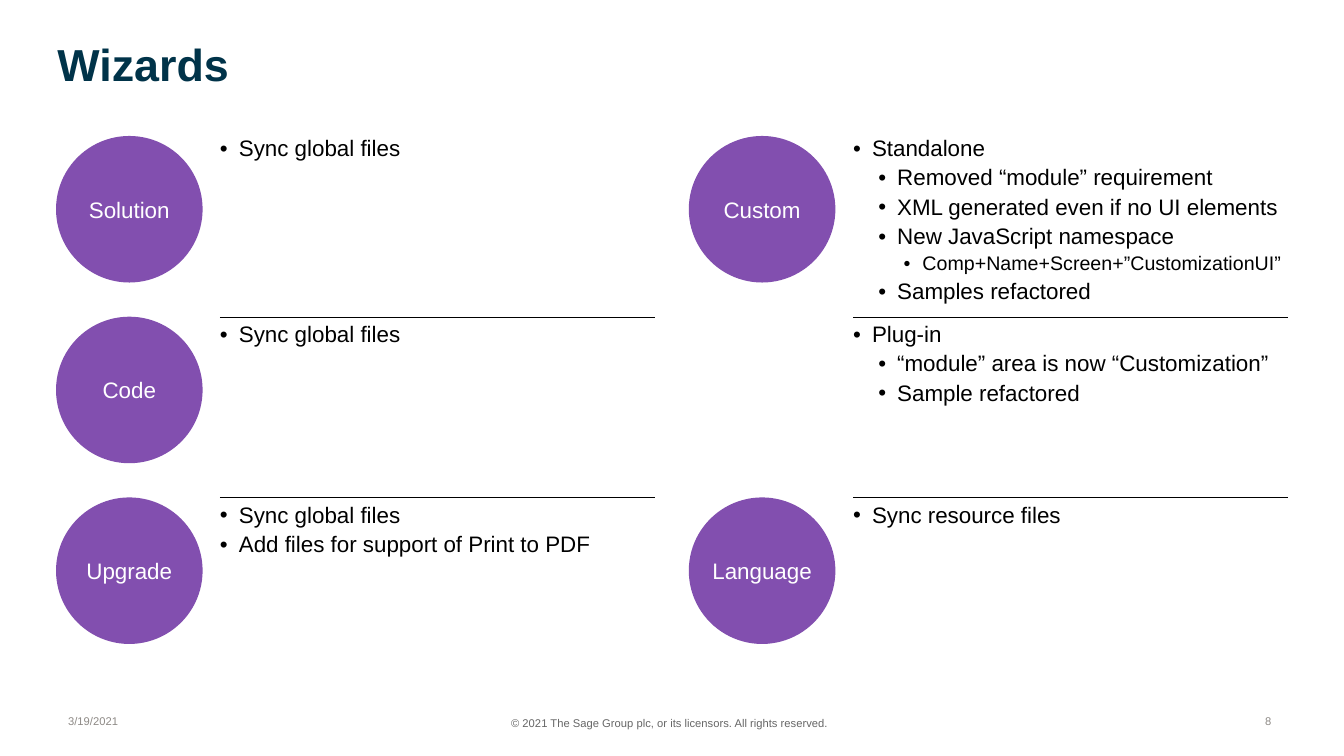
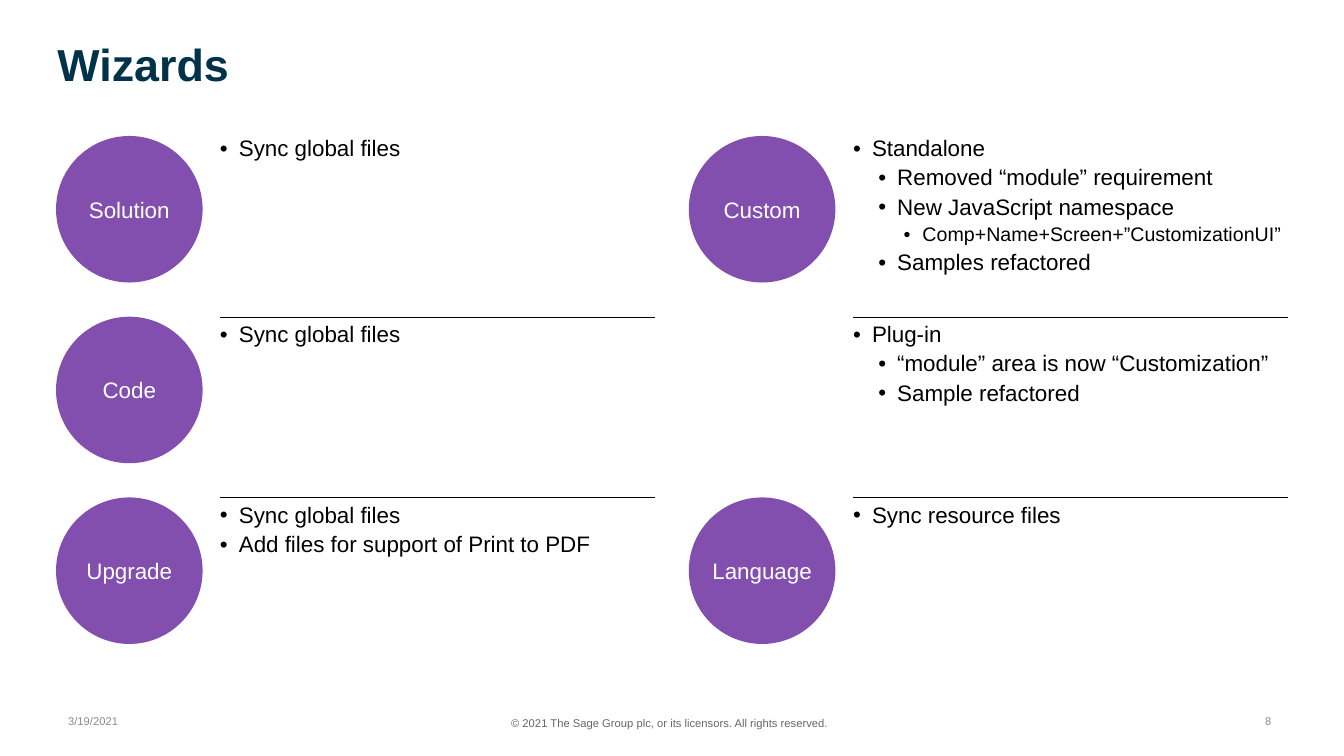
Before and after one commit to SageNADev/Sage300-SDK, a slide deck: slide 8 of docs/presentations/Sage300SDK_2021_2WebSDKOverview.pptx. Drawn at 1344x756 pixels with LibreOffice and Linux fonts; fonts in the diff are those of the drawing; background and template pictures are left out. Boxes give left, top, right and bottom in pixels: in the first picture for what was removed or moved away, otherwise in the second. Text is boxed around its words. In the diff, an @@ line names an element or a change of style, - is before the commit and + after.

Commit message:
Update

```diff
--- a/docs/presentations/Sage300SDK_2021_2WebSDKOverview.pptx
+++ b/docs/presentations/Sage300SDK_2021_2WebSDKOverview.pptx
@@ table at [853, 132, 1289, 679] @@
-row 1, column 1: Standalone / Removed “module” requirement / XML generated even if no UI elements / New JavaScript namespace / Comp+Name+Screen+”CustomizationUI” / Samples refactored
+row 1, column 1: Standalone / Removed “module” requirement / New JavaScript namespace / Comp+Name+Screen+”CustomizationUI” / Samples refactored
```
